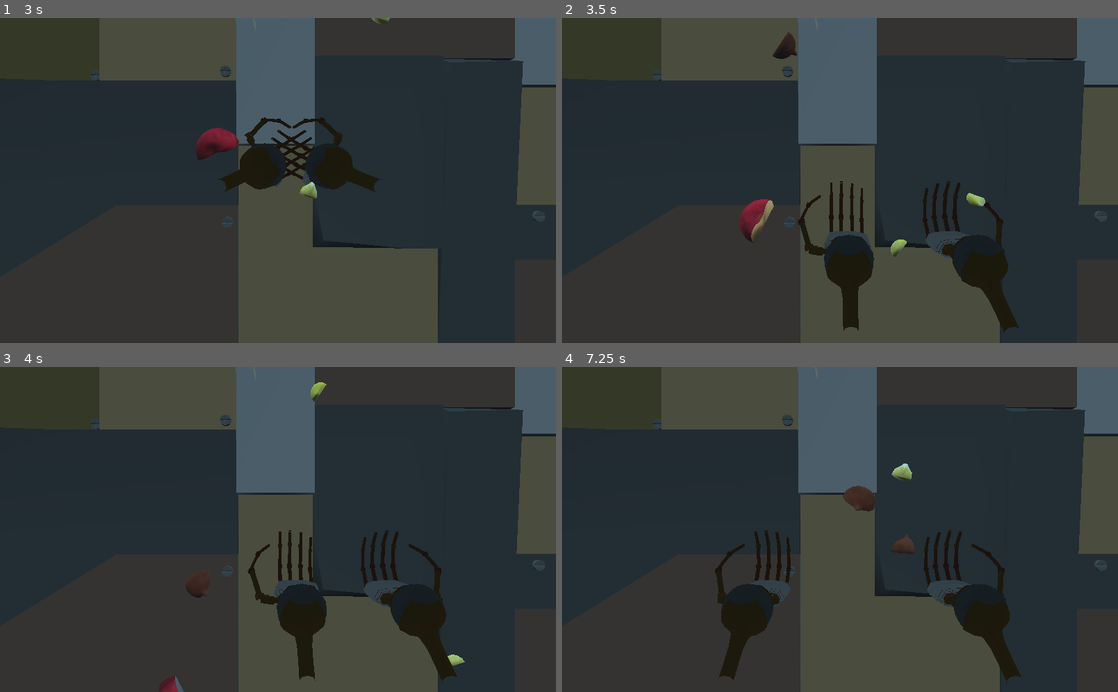
Above: before the commit, frames 1-4 (two rows, left to right).
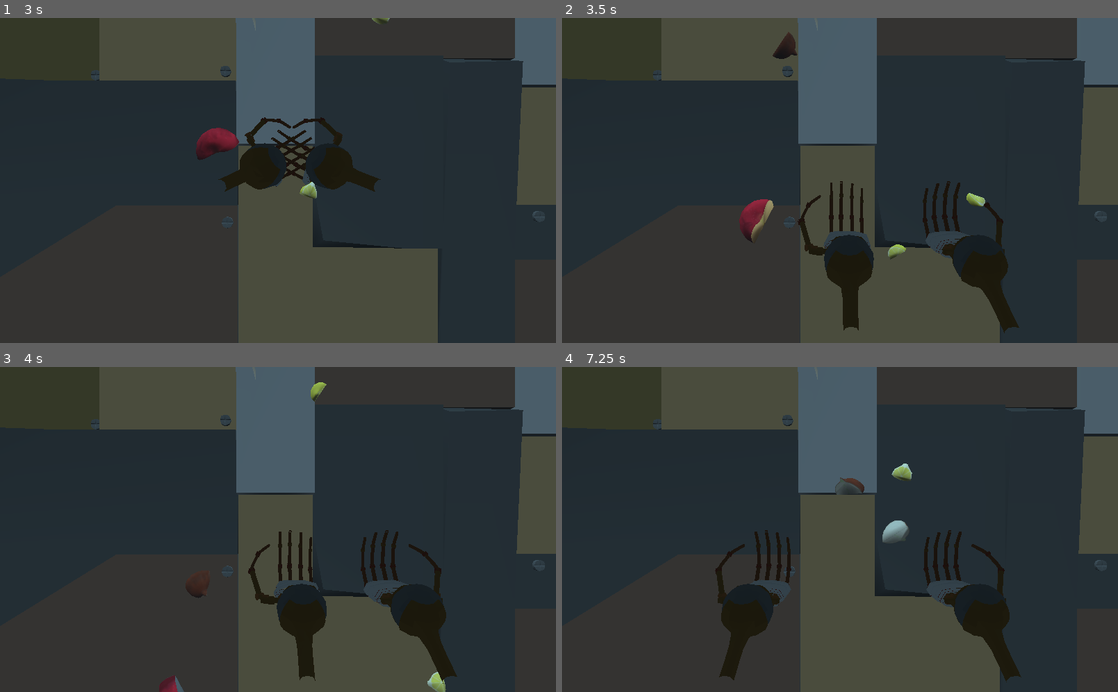
Above: after the commit, the same moments.

Repository: angrykoala/sgdjam21
Game: Godot game, scene res://scenes/main.tscn
Same seed, same stepped clock (60 frames per second), same inputs: the game is played once before the commit and once after it.
Inputs:
- Up to frame 1 (3 s): tap Enter at 0.5 s; hold D (move_lhand_right) 0.53-1.28 s; hold Space (clap) 0.53-1.28 s; hold A (move_lhand_left) 1.28-2.03 s; tap Space (clap) at 1.35, 2.85 s; hold Space (clap) 2.03-2.78 s; hold D (move_lhand_right) from 2.03 s (still down)
- Up to frame 2 (3.5 s): keep holding D (move_lhand_right)
- Up to frame 3 (4 s): release D (move_lhand_right) at 3.53 s; hold A (move_lhand_left) from 3.53 s (still down); hold Space (clap) from 3.53 s (still down)
- Up to frame 4 (7.25 s): release Space (clap) at 4.28 s; tap Space (clap) at 4.35, 5.85 s; hold Space (clap) 5.03-5.78 s; release A (move_lhand_left) at 5.78 s; hold D (move_lhand_right) from 5.78 s (still down); hold Space (clap) from 6.53 s (still down)

Frame 1 is identical in both runs. In frame 2, 0.1% of the frame differs, in the area x 31-80%, y 51-95%; in frame 3, 0.2%; in frame 4, 0.9%, in the area x 27-83%, y 33-98%.

Commit message:
Hands bounds

Diff:
--- a/scenes/main.tscn
+++ b/scenes/main.tscn
@@ -11,6 +11,9 @@
 [ext_resource path="res://entities/fruit_parts/banana_part.tscn" type="PackedScene" id=9]
 [ext_resource path="res://entities/fruit_parts/apple_part.tscn" type="PackedScene" id=10]
 [ext_resource path="res://entities/fruit_parts/onion_part.tscn" type="PackedScene" id=11]
+
+[sub_resource type="BoxShape" id=1]
+extents = Vector3( 1, 2.90105, 3.05499 )
 
 [node name="Main" type="Spatial"]
 script = ExtResource( 4 )
@@ -29,7 +32,7 @@
 min_spawn_force = Vector2( -8, -2 )
 max_spawn_force = Vector2( 8, 0 )
 
-[node name="Bounds" parent="." instance=ExtResource( 5 )]
+[node name="FruitBounds" parent="." instance=ExtResource( 5 )]
 
 [node name="Player" type="Spatial" parent="."]
 transform = Transform( 1, 0, 0, 0, 1, 0, 0, 0, 1, 0, -0.882837, 0 )
@@ -50,3 +53,13 @@
 
 [node name="Music" type="AudioStreamPlayer" parent="."]
 stream = ExtResource( 6 )
+
+[node name="HandsBounds" type="StaticBody" parent="."]
+
+[node name="CollisionShape" type="CollisionShape" parent="HandsBounds"]
+transform = Transform( 1, 0, 0, 0, 1, 0, 0, 0, 1, -4.06153, 0, 0 )
+shape = SubResource( 1 )
+
+[node name="CollisionShape2" type="CollisionShape" parent="HandsBounds"]
+transform = Transform( 1, 0, 0, 0, 1, 0, 0, 0, 1, 4.19323, 0, 0 )
+shape = SubResource( 1 )
Not shown: 1 places in scenes/main.tscn that only renumber resources
